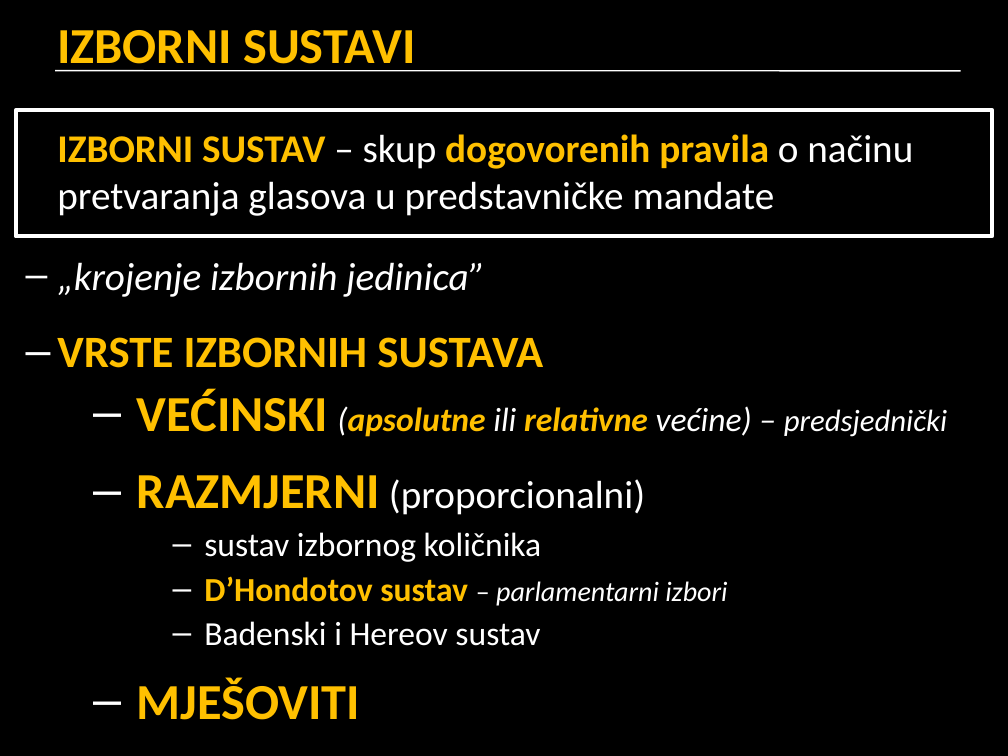
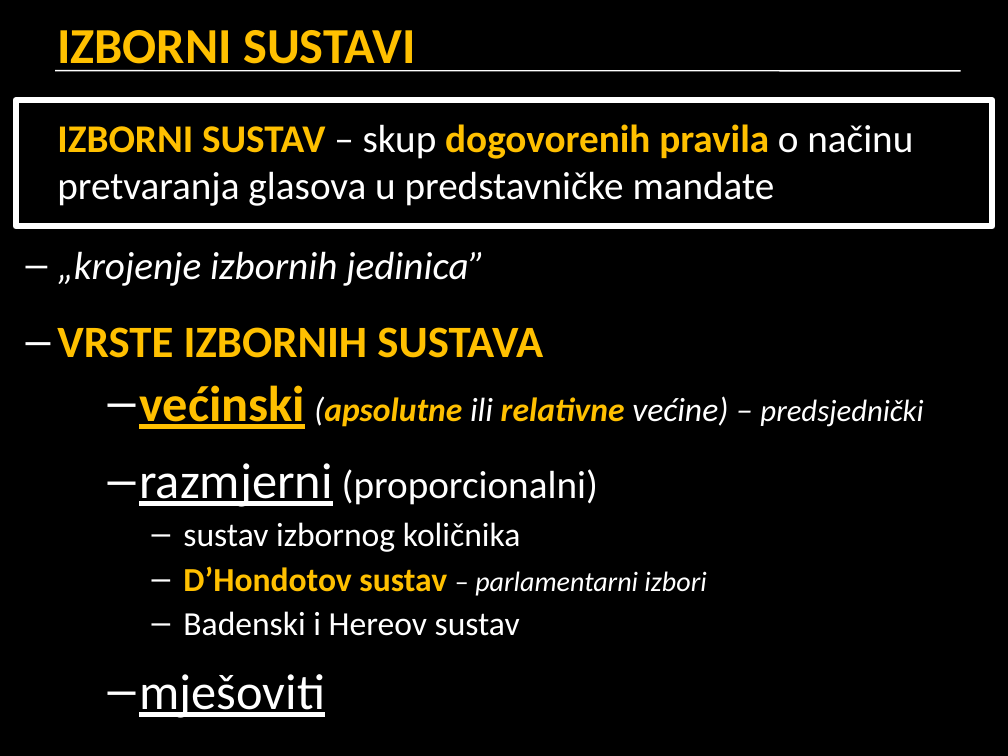
Before and after one commit to srednja-skola/politika, a slide deck: slide 9 of data/pptx/005_izbori.pptx. Drawn at 1008x756 pixels with LibreOffice and Linux fonts; fonts in the diff are those of the drawing. Boxes give left, top, right and bottom in pixels: in the first picture for what was removed or moved away, otherwise in the second. Text is boxed around its words. In the diff, an @@ line names an element or a change of style, - is before the commit and + after.

```diff
--- a/data/pptx/005_izbori.pptx
+++ b/data/pptx/005_izbori.pptx
@@ text "IZBORNI SUSTAV – skup dogovorenih ...": place and size @@
-text "IZBORNI SUSTAV – skup dogovorenih ..." at (57, 134, 947, 720)
+text "IZBORNI SUSTAV – skup dogovorenih ..." at (57, 124, 923, 718)
@@ rectangle: place and size @@
-rectangle at (16, 110, 993, 236)
+rectangle at (16, 100, 993, 226)
@@ rectangle at (16, 100, 993, 226): outline #FFFFFF 3 pt to #FFFFFF 4.5 pt @@
@@ text at (139, 385, 923, 507): text changed @@
-  – VEĆINSKI (apsolutne ili relativne većine) – predsjednički
-  – RAZMJERNI (proporcionalni)
+  – većinski (apsolutne ili relativne većine) – predsjednički
+  – razmjerni (proporcionalni)
@@ text at (183, 522, 706, 636): indent changed @@
@@ text at (139, 674, 325, 718): text changed; text colour #FFC000 to #FFFFFF; bold off @@
-  – MJEŠOVITI
+  – mješoviti
```
Also in this commit, not shown: 30 other slides changed, 1 slide added.
